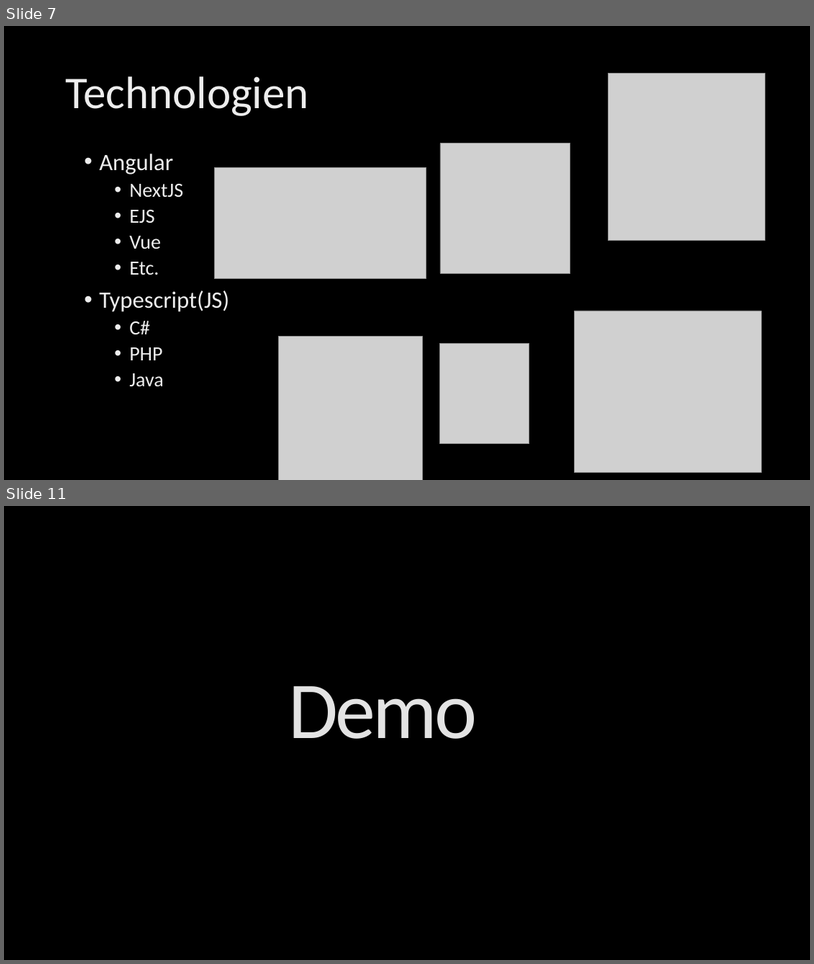
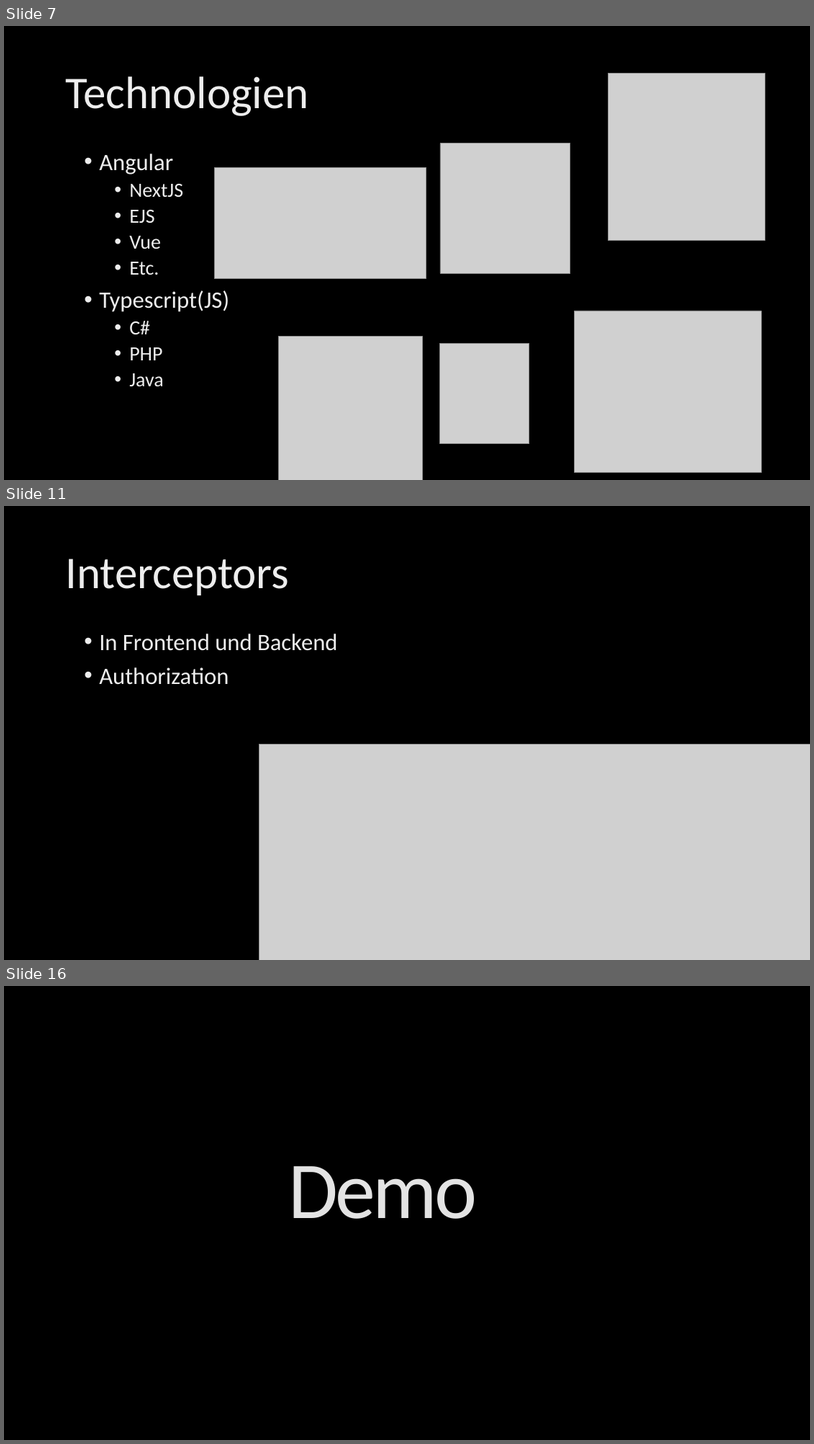
Before and after one commit to seiemens/to-do-prosche, a slide deck: Documentation/M223_Presentation.pptx. Shown one above the other, each under a label of ours: slides 7 and 11 before the commit, slides 7, 11 and 16 after it; the slides between them are not shown. The pictures are 814x964 and 814x1444 pixels, drawn with LibreOffice and Linux fonts; fonts in the diff are those of the drawing; grey boxes stand for pictures; background and template pictures are left out. Boxes give left, top, right and bottom in pixels: in the first picture for what was removed or moved away, otherwise in the second. Text is boxed around its words. In the diff, an @@ line names an element or a change of style, - is before the commit and + after.

```diff
--- a/Documentation/M223_Presentation.pptx
+++ b/Documentation/M223_Presentation.pptx
@@ slide 11 added at (x1=4, y1=506, x2=810, y2=960), background picture (left out) @@
@@ title added at (x1=65, y1=559, x2=289, y2=595), 54 pt, text gradient #BFBFBF to #EDEDED to #FFFFFF @@
+Interceptors
@@ text added at (x1=99, y1=633, x2=337, y2=685), 28 pt, text gradient #BFBFBF to #EDEDED to #FFFFFF @@
+• In Frontend und Backend
+• Authorization
@@ picture added at (x1=260, y1=744, x2=810, y2=960) @@
@@ what was slide 11 is now slide 16 @@
```
Also in this commit, not shown: 1 slide changed, 6 other slides added, 2 slides removed.
